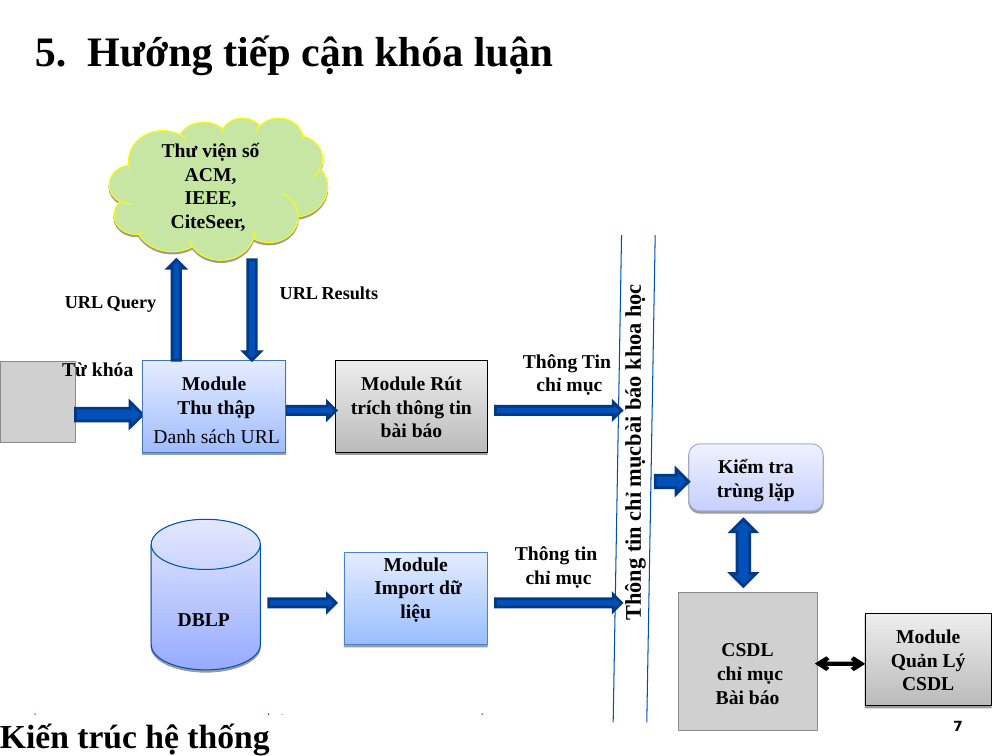
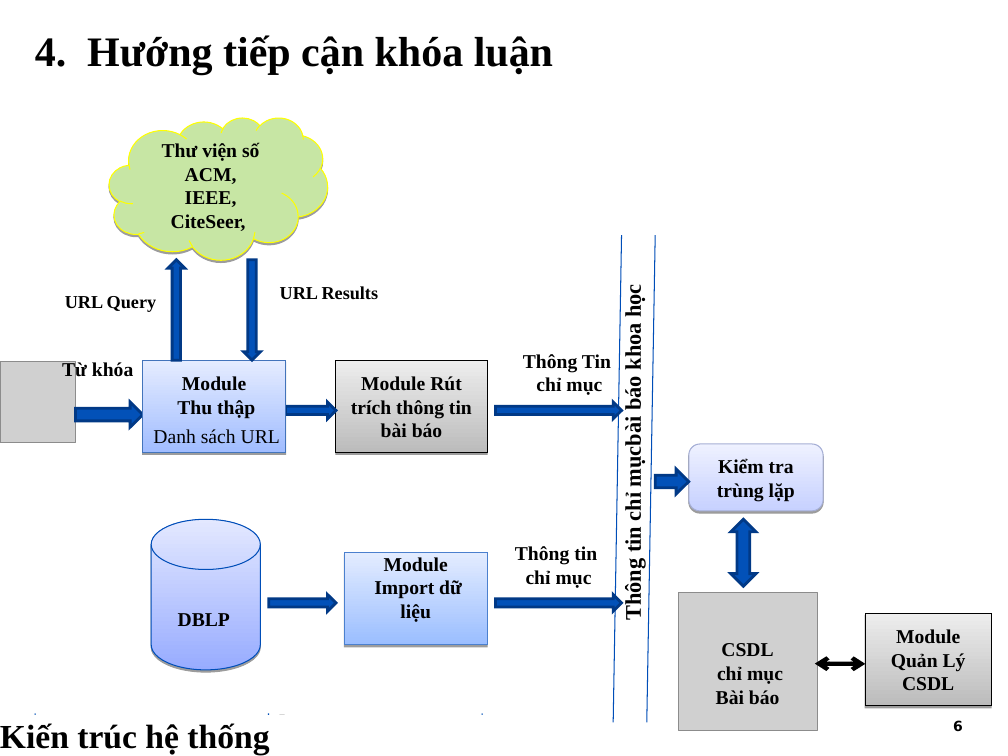
Before and after one commit to tiendv/detaitotnghiep, a slide deck: slide 7 of Report/Slide Baove/Final_slide.ppt (slide 8 before the commit). Drawn at 1008x756 pixels with LibreOffice and Linux fonts; fonts in the diff are those of the drawing; grey boxes stand for pictures; background and template pictures are left out. Boxes give left, top, right and bottom in pixels: in the first picture for what was removed or moved away, otherwise in the second. Text is boxed around its words. In the diff, an @@ line names an element or a change of style, - is before the commit and + after.

```diff
--- a/Report/Slide Baove/Final_slide.ppt
+++ b/Report/Slide Baove/Final_slide.ppt
@@ title at bbox=[35, 35, 553, 74]: text changed @@
-5. Hướng tiếp cận khóa luận
+4. Hướng tiếp cận khóa luận
@@ text at bbox=[953, 720, 963, 731]: text changed @@
-7
+6
```
Also in this commit, not shown: 14 other slides changed, 1 slide removed.
